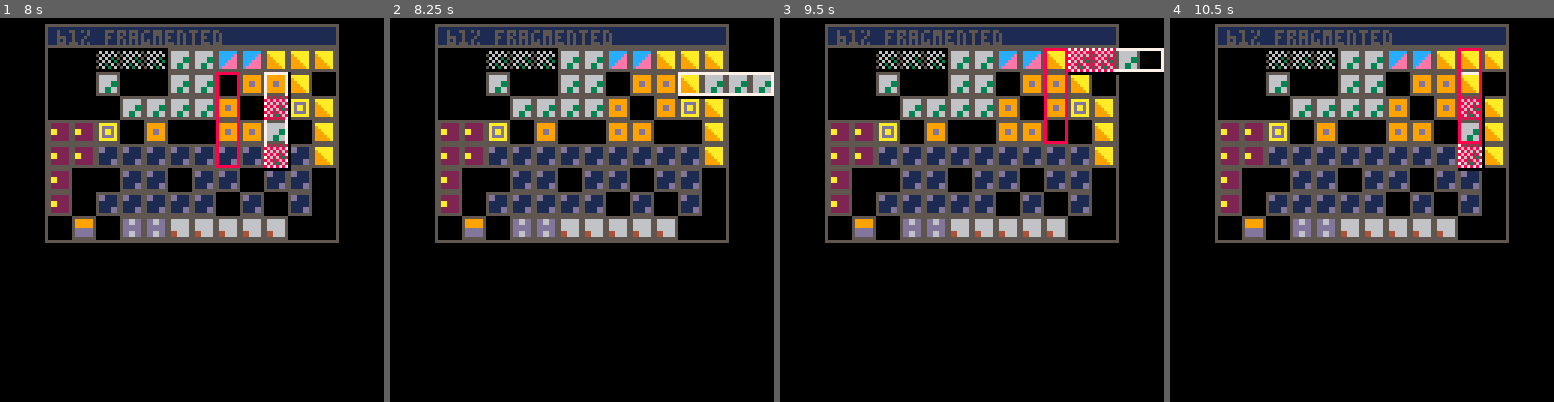
Above: before the commit, frames 1-4 (left to right).
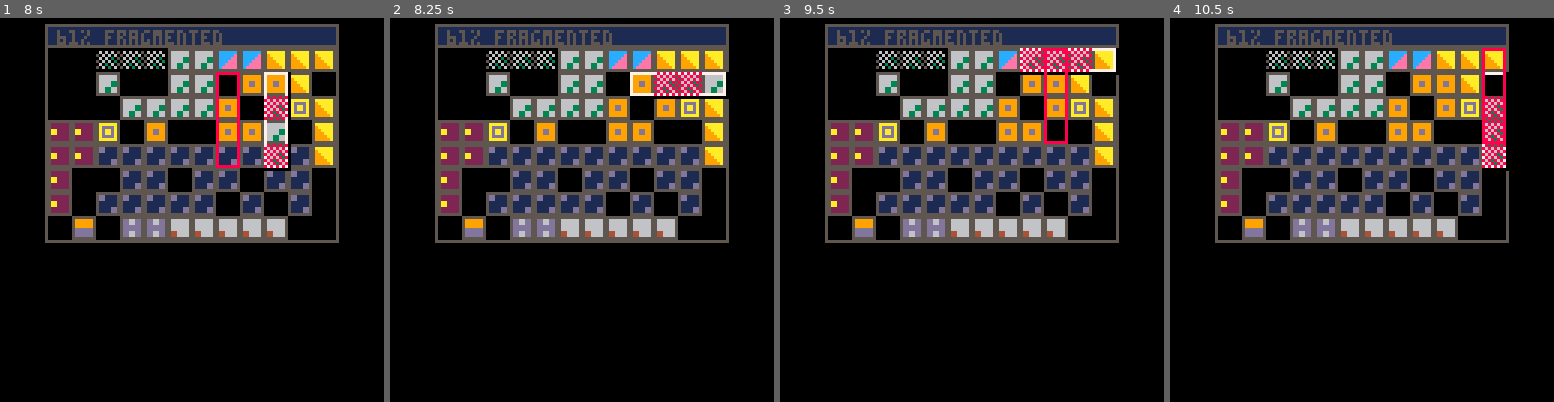
Above: after the commit, the same moments.

Repository: lkingsford/pico8-projects
Game: PICO-8 cartridge defrag.p8
The game is run twice, just before and just after one commit, with the same random seed, the same clock (stepped at 60 frames per second) and the same inputs.
Inputs:
- Up to frame 1 (8 s): tap X (X key) at 0.33, 0.7, 1.43, 2.58, 3.1, 3.62, 4.13, 4.65, 5.17, 5.68, 6.2, 6.72, 7.23, 7.75 s; tap O (Z key) at 1.07, 1.8, 2.43, 3.07, 3.7, 4.33, 4.97, 5.6, 6.23, 6.87, 7.5 s; hold Right 2.33-3.33 s; hold Right 3.38-4.22 s; hold Up 4.27-4.67 s; hold Right 4.72-5.72 s; hold Down 5.77-6.1 s; hold Left 6.15-6.98 s; hold Right from 7.03 s (still down)
- Up to frame 2 (8.25 s): release Right at 8.03 s; hold Right from 8.08 s (still down); tap O (Z key) at 8.13 s
- Up to frame 3 (9.5 s): tap X (X key) at 8.27, 8.78, 9.3 s; tap O (Z key) at 8.77, 9.4 s; release Right at 8.92 s; hold Up 8.97-9.37 s; hold Right from 9.42 s (still down)
- Up to frame 4 (10.5 s): tap X (X key) at 9.82, 10.33 s; tap O (Z key) at 10.03 s; release Right at 10.42 s; hold Down from 10.47 s (still down)

Frame 1 is identical in both runs. In frame 2, 1.7% of the frame differs, in the area x 62-100%, y 14-22%; in frame 3, 1.6%; in frame 4, 3.0%, in the area x 75-89%, y 7-40%.

Commit message:
Can't rotate past borders

Diff:
--- a/defrag.p8
+++ b/defrag.p8
@@ -119,8 +119,6 @@
 	 if (d) mv_csr[2]+=1
 	 local d = wh_csr
 		if (mv_rot % 2 == 1) d = {wh_csr[2], wh_csr[1]}
-	 mv_csr[1]=min(max(0, mv_csr[1]), w-d[1])
-	 mv_csr[2]=min(max(0, mv_csr[2]), h-d[2])
 		if o then
 			--rotate
 			if d[1]>h or d[2]>w then
@@ -180,6 +178,10 @@
 			xy_csr=mv_csr
 			mode = 0
 		end
+		d = wh_csr
+		if (mv_rot % 2 == 1) d = {wh_csr[2], wh_csr[1]}
+	 mv_csr[1]=min(max(0, mv_csr[1]), w-d[1])
+	 mv_csr[2]=min(max(0, mv_csr[2]), h-d[2])
 	end
 	frag = calc_frag()
 end
